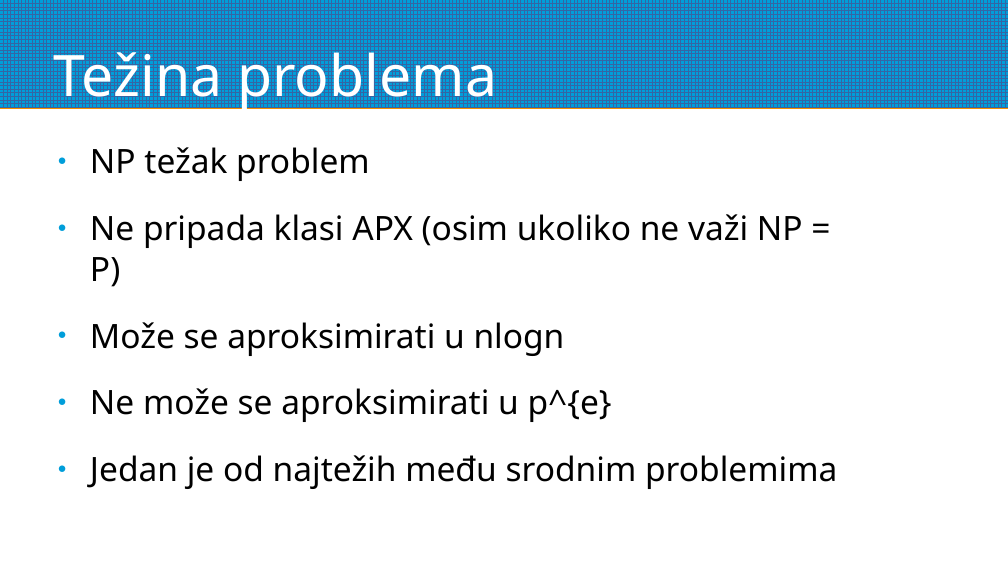
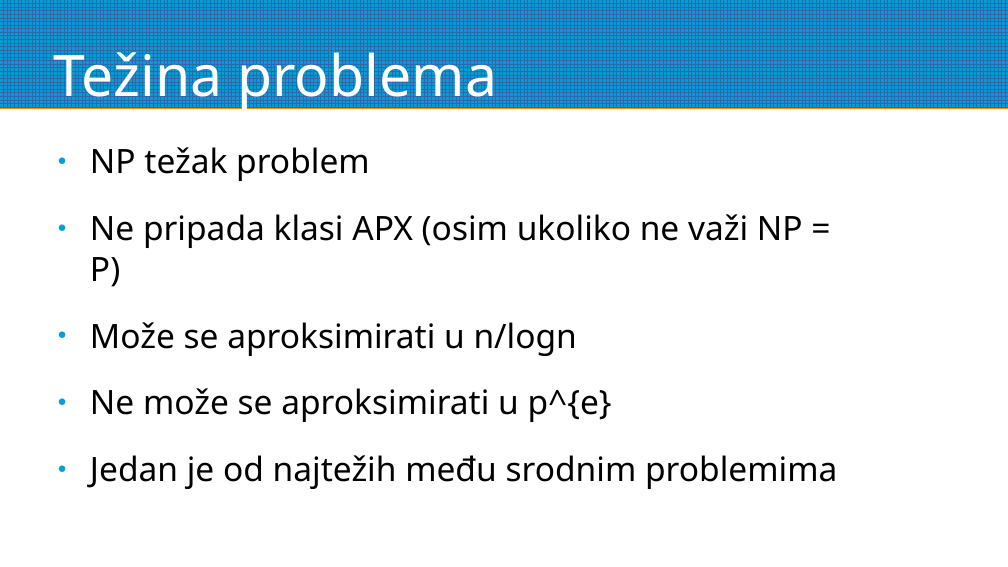
Before and after one commit to milican04/Maximum-Satisfying-Linear-Subsystem, a slide deck: slide 4 of pres.odp. Drawn at 1008x567 pixels with LibreOffice and Linux fonts; fonts in the diff are those of the drawing; background and template pictures are left out. Boxes give left, top, right and bottom in pixels: in the first picture for what was removed or moved away, otherwise in the second. Text is boxed around its words. In the diff, an @@ line names an element or a change of style, - is before the commit and + after.

```diff
--- a/pres.odp
+++ b/pres.odp
@@ text at [90,322,577,356]: text changed @@
-● Može se aproksimirati u nlogn
+● Može se aproksimirati u n/logn
```
Also in this commit, not shown: 2 other files.
